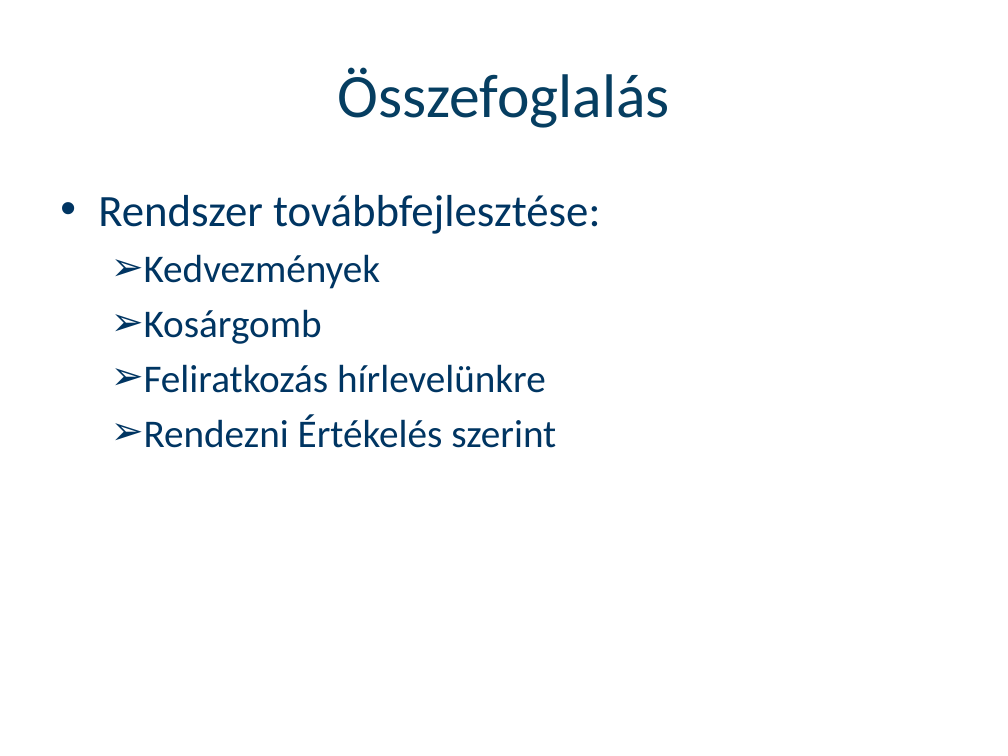
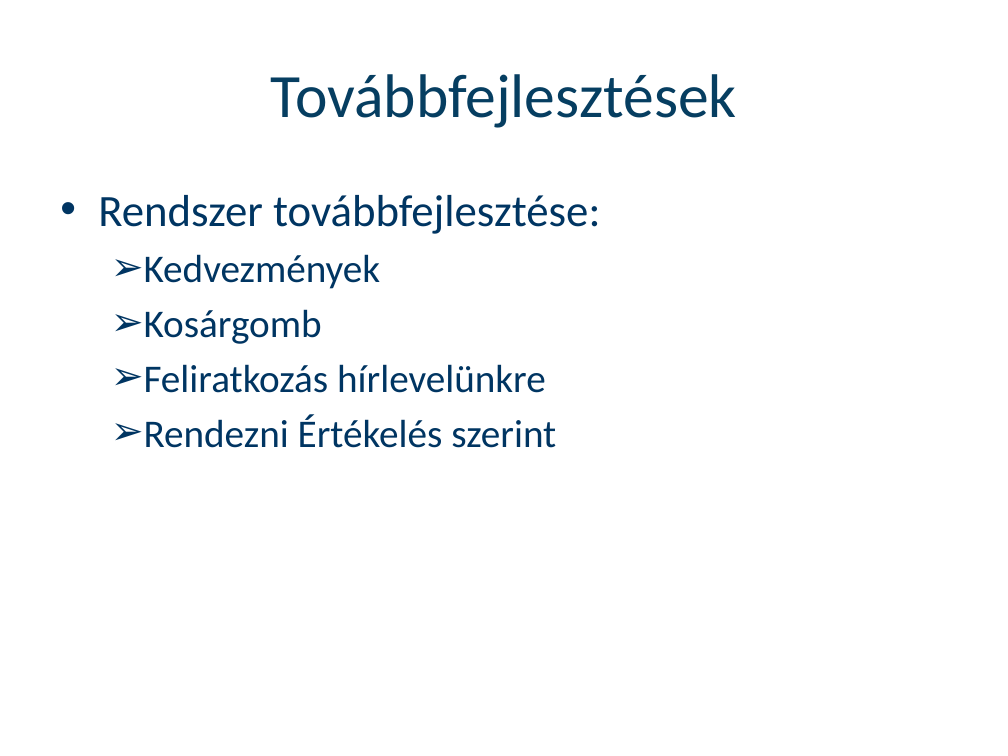
Before and after one commit to Mikihiko01/vedes_ppt, a slide deck: slide 11 of Tellér Ádám Védési ppt sablon minta.pptx. Drawn at 1008x756 pixels with LibreOffice and Linux fonts; fonts in the diff are those of the drawing; background and template pictures are left out. Boxes give left, top, right and bottom in pixels: in the first picture for what was removed or moved away, otherwise in the second. Text is boxed around its words. In the diff, an @@ line names an element or a change of style, - is before the commit and + after.

```diff
--- a/Tellér Ádám Védési ppt sablon minta.pptx
+++ b/Tellér Ádám Védési ppt sablon minta.pptx
@@ title at [271, 74, 737, 128]: text changed @@
-Összefoglalás
+Továbbfejlesztések
```
Also in this commit, not shown: 5 other slides changed, 1 slide added, 1 slide removed.
